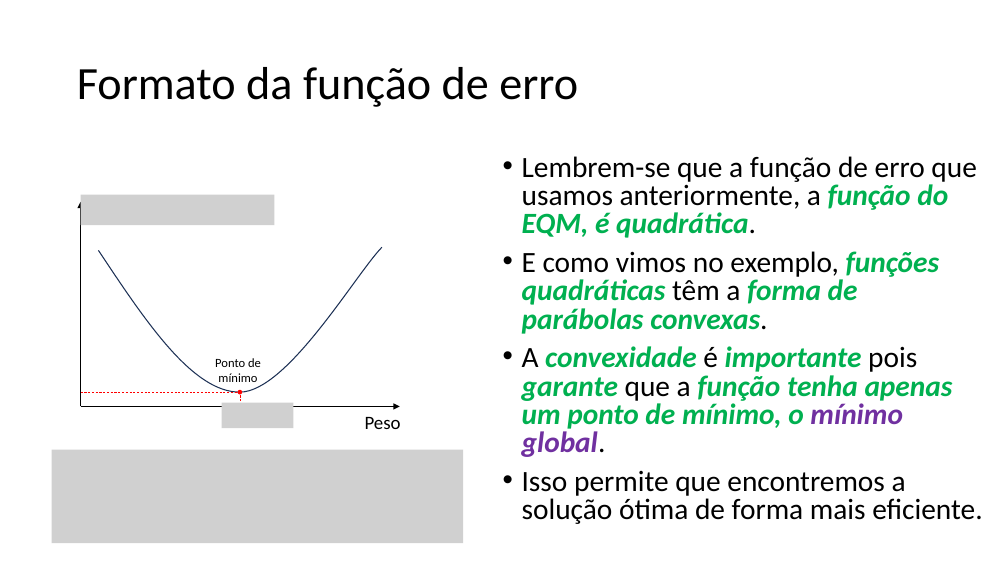
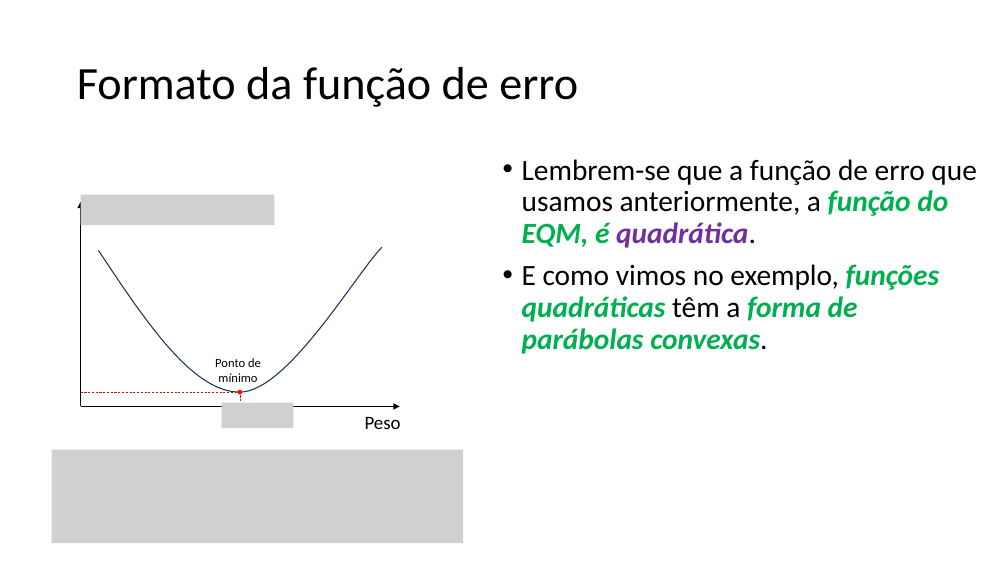
Before and after one commit to zz4fap/tp557-iot-ml, a slide deck: slide 5 of slides/TP557_6_Minimizando_o_erro.pptx. Drawn at 1008x567 pixels with LibreOffice and Linux fonts; fonts in the diff are those of the drawing; grey boxes stand for pictures. Boxes give left, top, right and bottom in pixels: in the first picture for what was removed or moved away, otherwise in the second. Text is boxed around its words. In the diff, an @@ line names an element or a change of style, - is before the commit and + after.

```diff
--- a/slides/TP557_6_Minimizando_o_erro.pptx
+++ b/slides/TP557_6_Minimizando_o_erro.pptx
@@ text "Lembrem-se que a função de ..." at box(522, 159, 976, 354): text colour #00B050 to #7030A0 in "quadrática."; line spacing 0.8 to 0.9 @@
@@ text at box(522, 346, 982, 524): paragraphs removed @@
-• A convexidade é importante pois garante que a função tenha apenas um ponto de mínimo, o mínimo global.
-• Isso permite que encontremos a solução ótima de forma mais eficiente.
```
Also in this commit, not shown: 10 other slides changed, 3 slides added.
